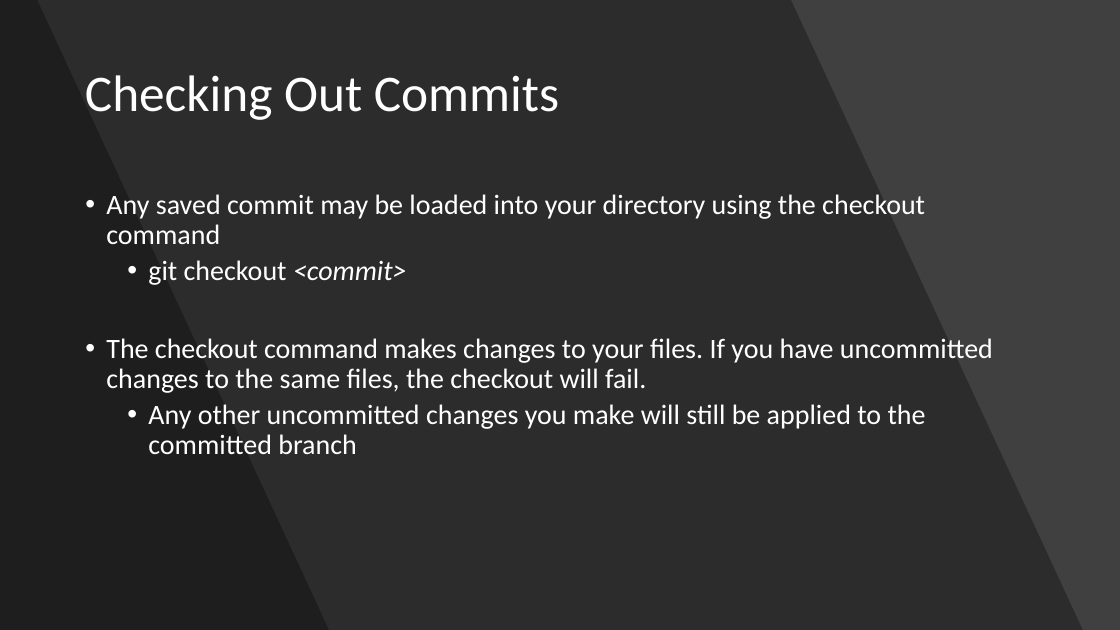
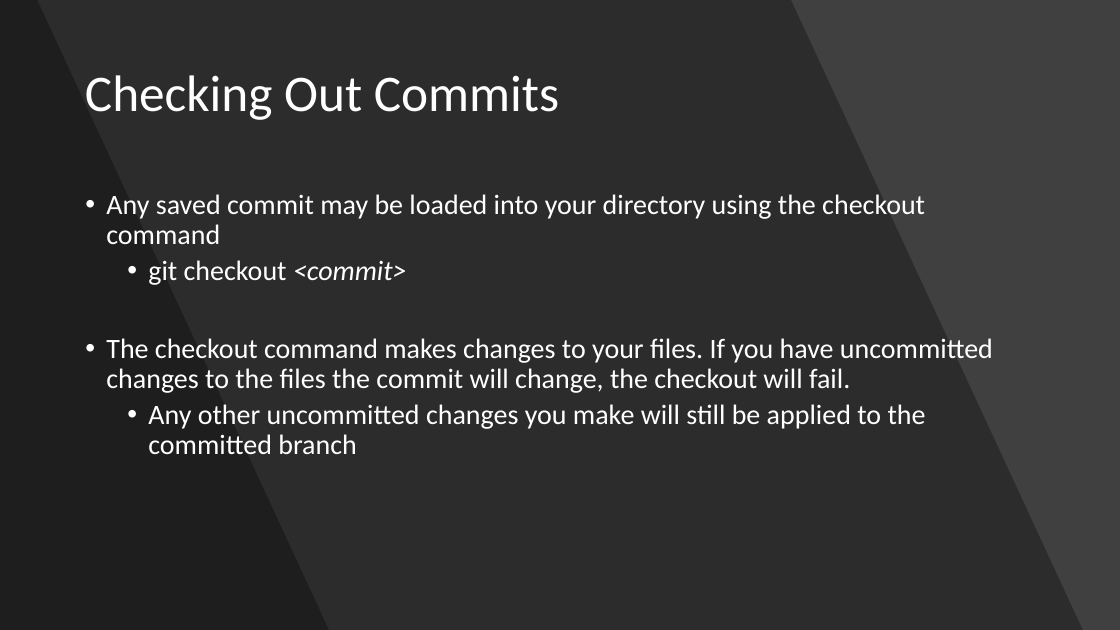
Before and after one commit to sabingautam16/git, a slide deck: slide 9 of Git.pptx. Drawn at 1120x630 pixels with LibreOffice and Linux fonts; fonts in the diff are those of the drawing. Boxes give left, top, right and bottom in pixels: in the first picture for what was removed or moved away, otherwise in the second. Text is boxed around its words. In the diff, an @@ line names an element or a change of style, - is before the commit and + after.

Commit message:
minor changes

```diff
--- a/Git.pptx
+++ b/Git.pptx
@@ text at (x1=106, y1=338, x2=993, y2=393): text changed @@
-• The checkout command makes changes to your files. If you have uncommitted changes to the same files, the checkout will fail.
+• The checkout command makes changes to your files. If you have uncommitted changes to the files the commit will change, the checkout will fail.
```
Also in this commit, not shown: 1 other slide changed.
